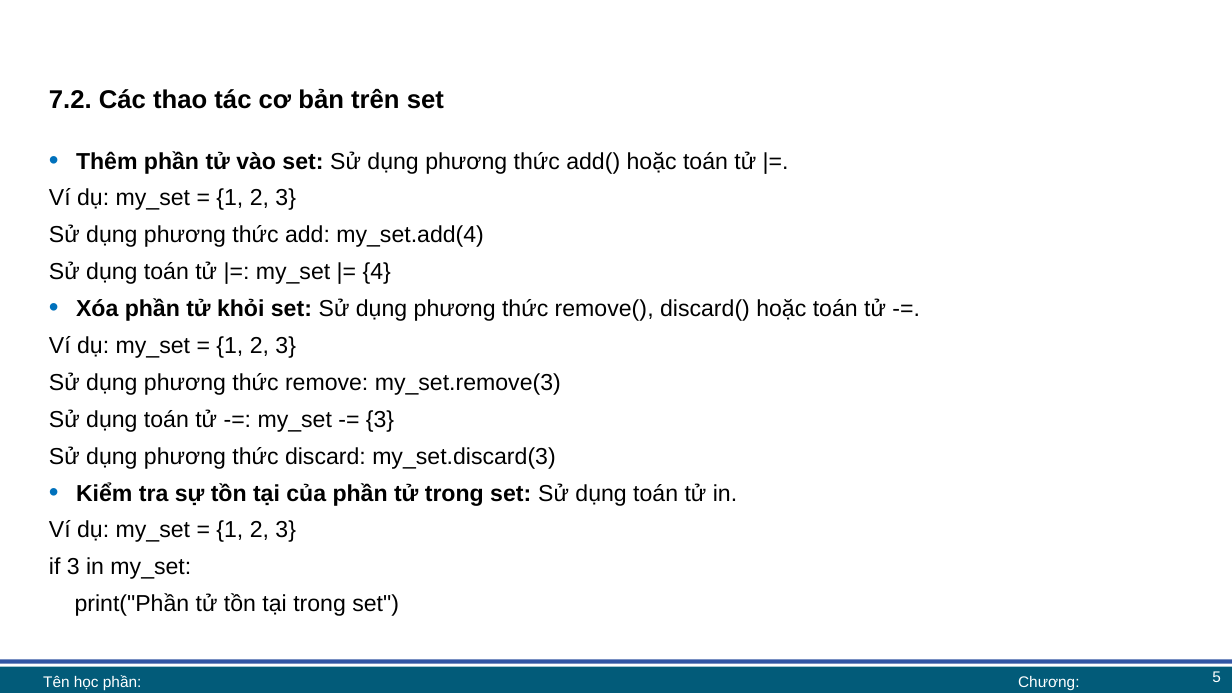
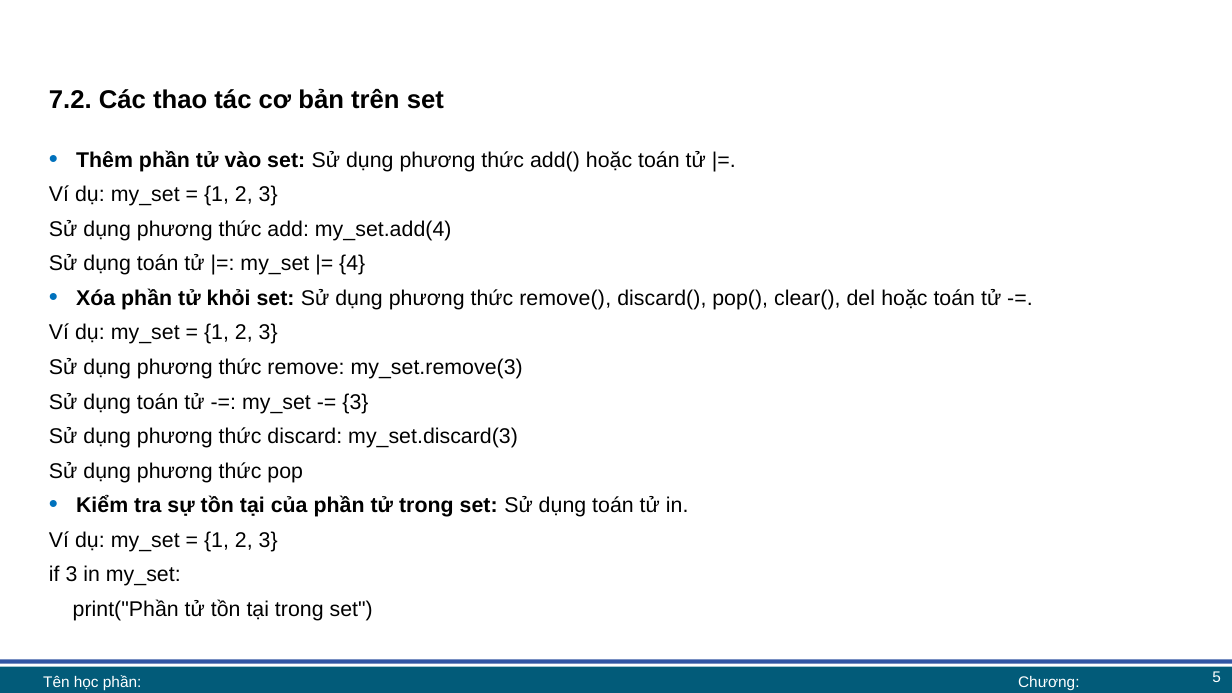
Before and after one commit to lhaaaaa/17A2-Ca-chieu, a slide deck: slide 5 of Lab 6 + 7/Lab 7 bài giảng.pptx. Drawn at 1232x693 pixels with LibreOffice and Linux fonts; fonts in the diff are those of the drawing; background and template pictures are left out. Boxes give left, top, right and bottom in pixels: in the first picture for what was removed or moved away, otherwise in the second. Text is boxed around its words. In the diff, an @@ line names an element or a change of style, - is before the commit and + after.

```diff
--- a/Lab 6 + 7/Lab 7 bài giảng.pptx
+++ b/Lab 6 + 7/Lab 7 bài giảng.pptx
@@ text at box(49, 150, 706, 621): size 18 to 16.6 pt in "Thêm phần tử vào set: Sử dụng ...", "Ví dụ: my_set = {1, 2, 3}", "Sử dụng phương thức add: my_set.add(4)", "Sử dụng toán tử |=: my_set |= ..." and 8 more places @@
@@ text at box(76, 288, 1001, 310): text changed; size 18 to 16.6 pt @@
-• Xóa phần tử khỏi set: Sử dụng phương thức remove(), discard() hoặc toán tử -=.
+• Xóa phần tử khỏi set: Sử dụng phương thức remove(), discard(), pop(), clear(), del hoặc toán tử -=.
@@ text at box(49, 462, 303, 483): paragraph added @@
+Sử dụng phương thức pop
```
Also in this commit, not shown: 8 other slides changed, 7 slides added, 1 other file.
